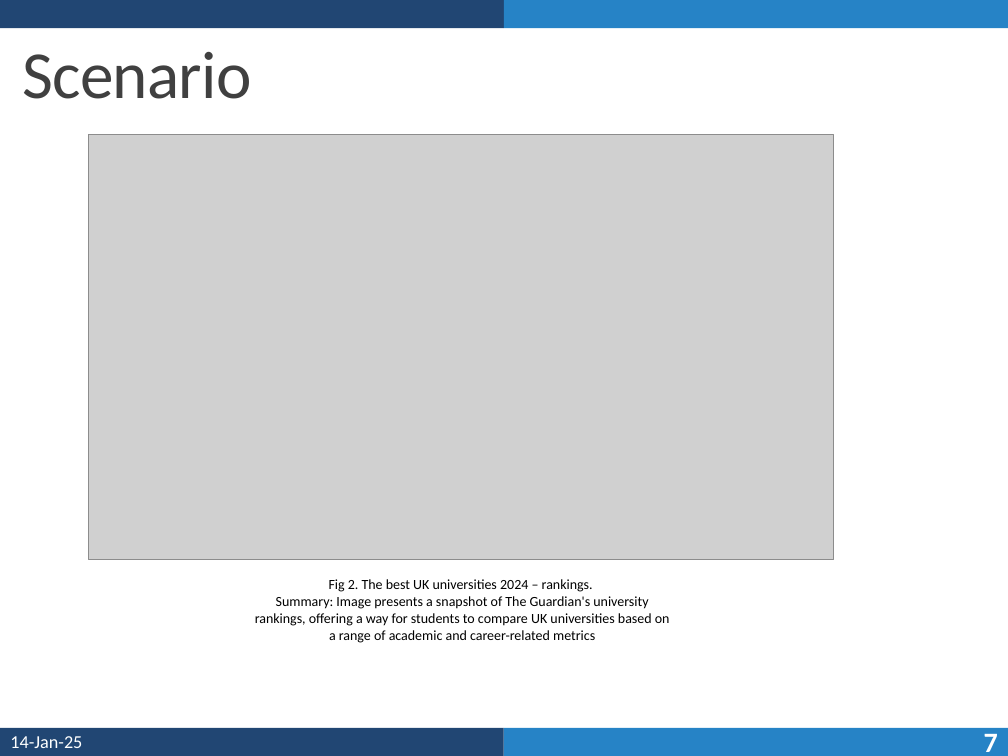
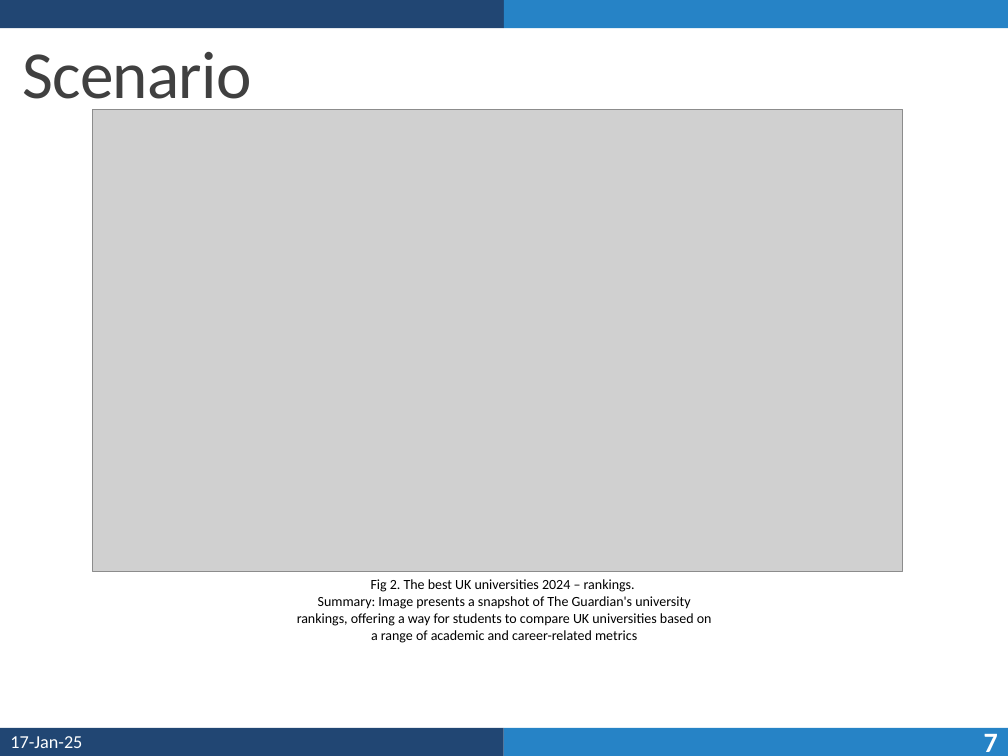
Before and after one commit to Takosaga/fall_24, a slide deck: slide 7 of bi_and_data_viz/Competitive Analysis for UWE Bristol_.pptx. Drawn at 1008x756 pixels with LibreOffice and Linux fonts; fonts in the diff are those of the drawing; grey boxes stand for pictures. Boxes give left, top, right and bottom in pixels: in the first picture for what was removed or moved away, otherwise in the second. Text is boxed around its words. In the diff, an @@ line names an element or a change of style, - is before the commit and + after.

```diff
--- a/bi_and_data_viz/Competitive Analysis for UWE Bristol_.pptx
+++ b/bi_and_data_viz/Competitive Analysis for UWE Bristol_.pptx
@@ picture: place and size @@
-picture at [89,134,834,559]
+picture at [93,109,903,572]
@@ text "Fig 2. The best UK ...": place and size @@
-text "Fig 2. The best UK ..." at [255,579,670,643]
+text "Fig 2. The best UK ..." at [297,579,712,643]
@@ text at [10,736,82,748]: text changed @@
-14-Jan-25
+17-Jan-25
```
Also in this commit, not shown: 20 other slides changed, 1 other file.
